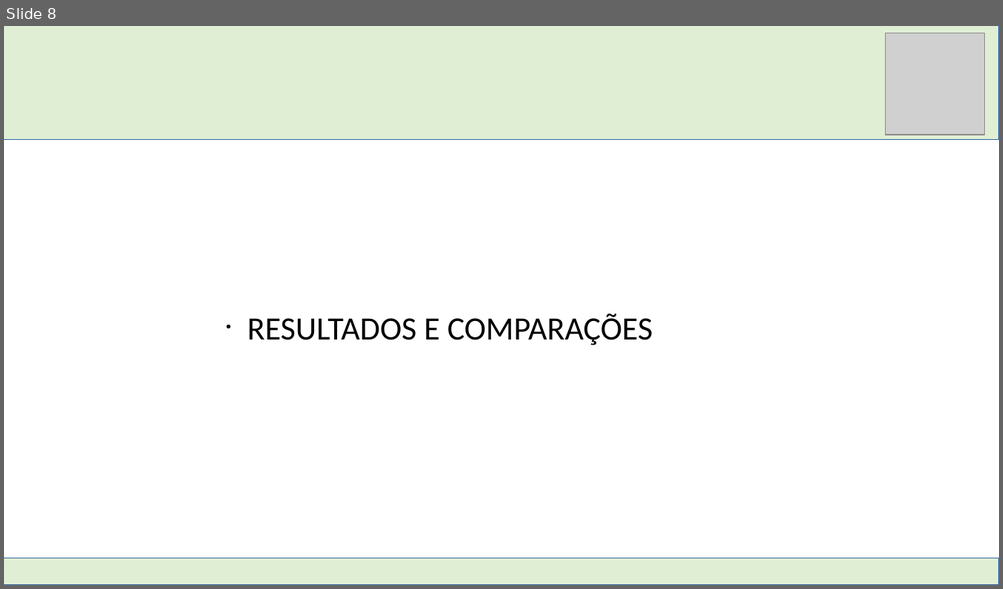
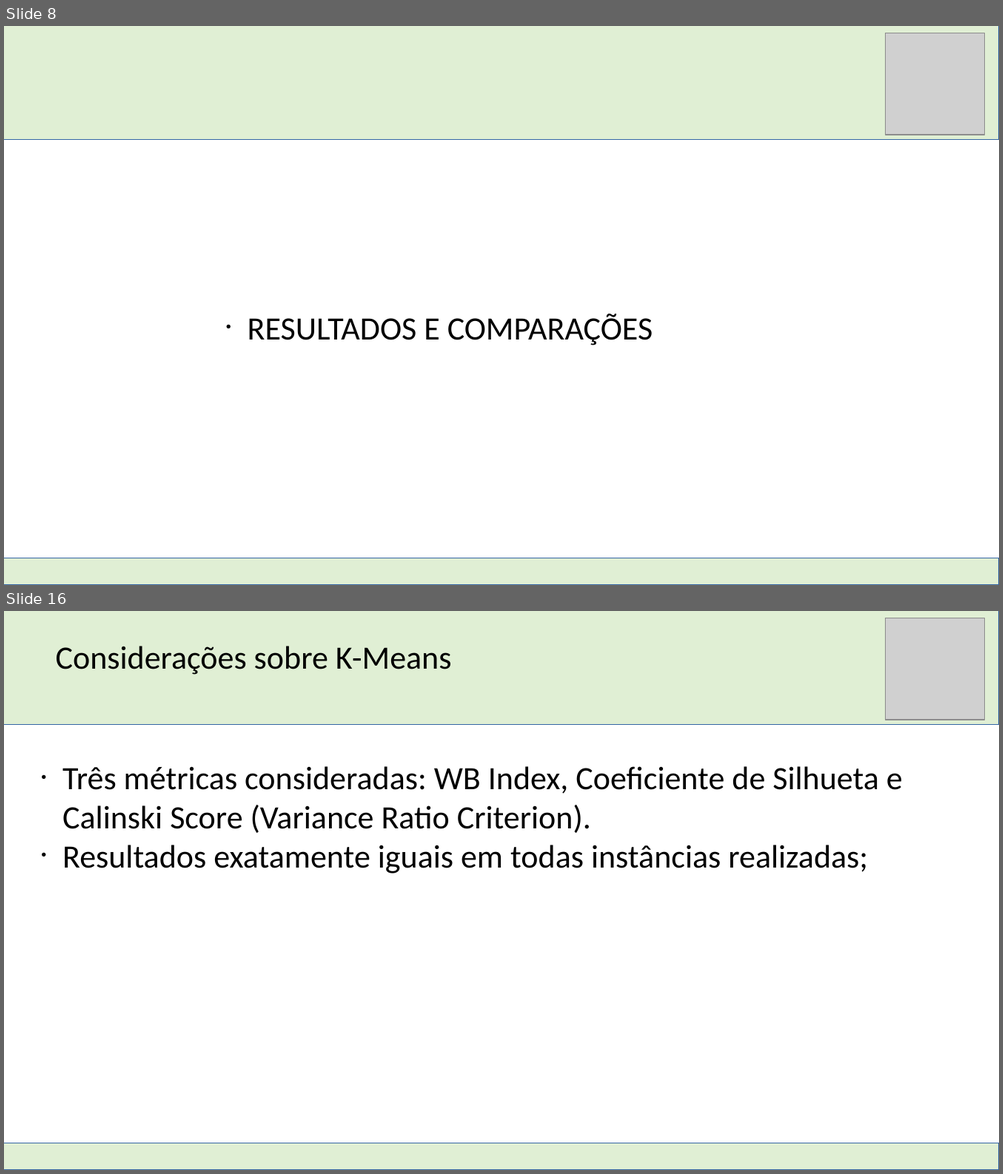
Before and after one commit to DimitriLeandro/ProjetoFinalSistemasInteligentesUFABC, a slide deck: Documentacao/Apresentação SI.odp. Shown one above the other, each under a label of ours: slide 8 before the commit, slides 8 and 16 after it; the slides between them are not shown. The pictures are 1003x589 and 1003x1174 pixels, drawn with LibreOffice and Linux fonts; fonts in the diff are those of the drawing; grey boxes stand for pictures. Boxes give left, top, right and bottom in pixels: in the first picture for what was removed or moved away, otherwise in the second. Text is boxed around its words. In the diff, an @@ line names an element or a change of style, - is before the commit and + after.

```diff
--- a/Documentacao/Apresentação SI.odp
+++ b/Documentacao/Apresentação SI.odp
@@ slide 16 added at bbox=[4, 611, 999, 1170], background #FFFFFF @@
@@ rectangle added at bbox=[4, 611, 999, 725], fill #E0EFD4, outline #3465A4 0 pt @@
@@ picture added at bbox=[885, 618, 984, 721] @@
@@ text added at bbox=[56, 646, 452, 675], 26 pt, text #000000 @@
+Considerações sobre K-Means
@@ text added at bbox=[62, 766, 902, 874], 26 pt, text #000000 @@
+• Três métricas consideradas: WB Index, Coeficiente de Silhueta e Calinski Score (Variance Ratio Criterion).
+• Resultados exatamente iguais em todas instâncias realizadas;
@@ rectangle added at bbox=[4, 1145, 999, 1170], fill #E0EFD4, outline #3465A4 0 pt @@
```
Also in this commit, not shown: 5 slides changed, 7 other slides added, 6 slides removed, 5 other files.
